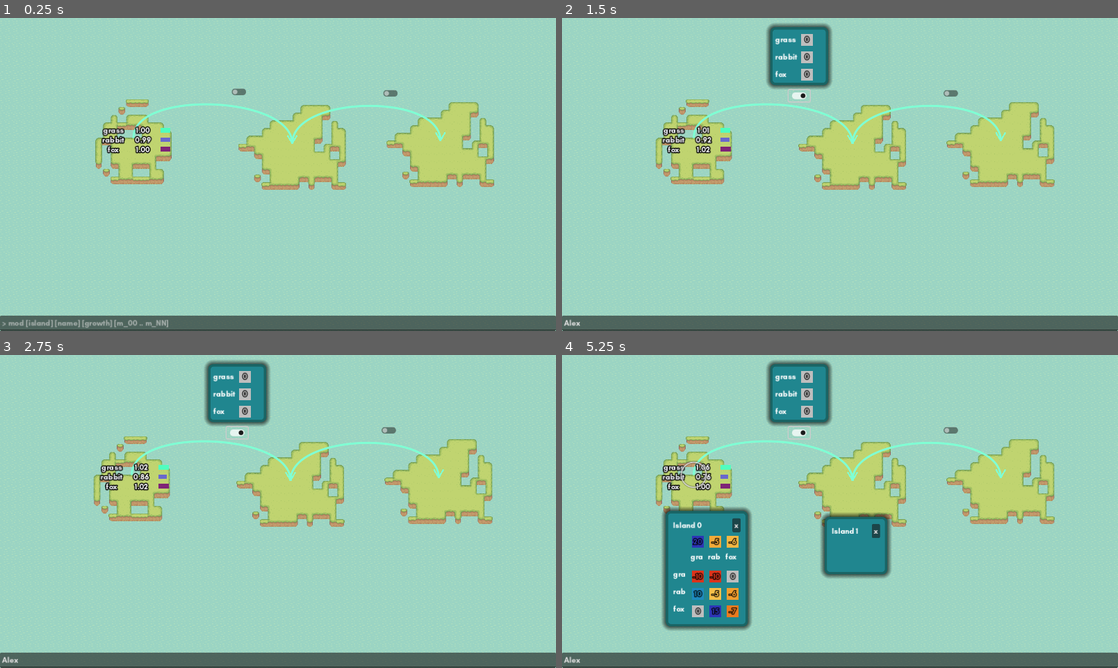
Above: before the commit, frames 1-4 (two rows, left to right).
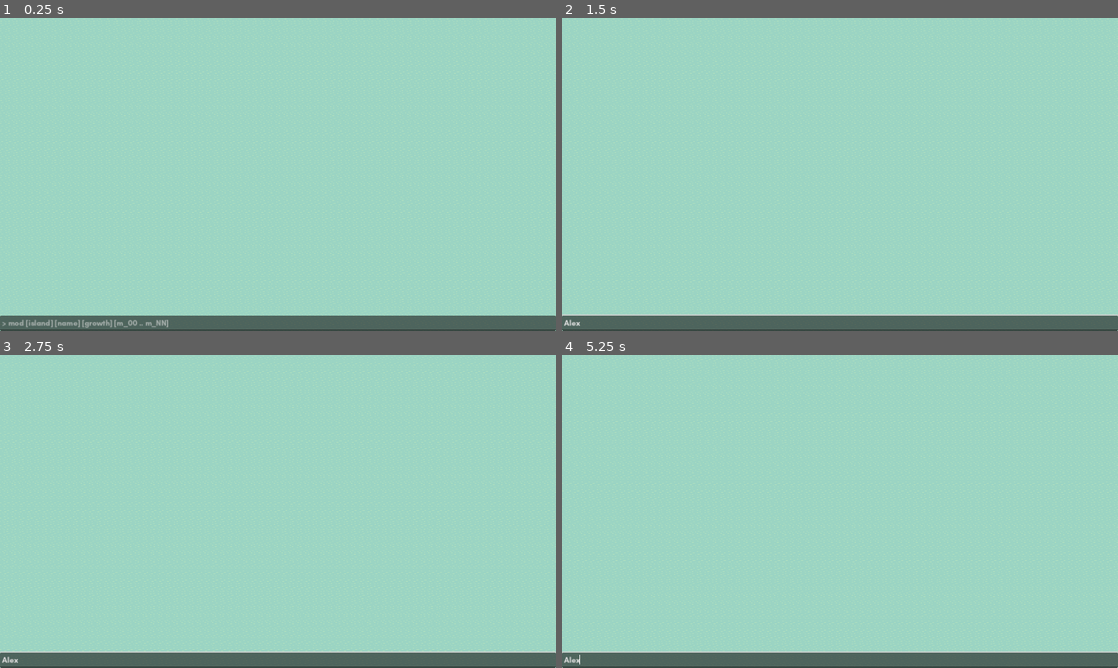
Above: after the commit, the same moments.

Repository: quimnuss/eco
Game: Godot game, scene res://scenes/world3.tscn
The game is run twice, just before and just after one commit, with the same random seed, the same clock (stepped at 60 frames per second) and the same inputs.
Inputs (mouse positions are in pixels of both pictures, inside the frame that each line leads up to):
- Up to frame 1 (0.25 s): no input
- Up to frame 2 (1.5 s): click (840, 324) at 0.52 s; type "Alex" at 0.6 s; click (801, 93) at 1.27 s
- Up to frame 3 (2.75 s): move the mouse to (244, 376) at 2.02 s; hold Up (ui_up) from 2.03 s (still down); click (244, 376) at 2.17 s
- Up to frame 4 (5.25 s): move the mouse to (806, 395) at 2.77 s; release Up (ui_up) at 2.78 s; hold Down (ui_down) 2.78-3.53 s; click (806, 395) at 2.92 s; move the mouse to (806, 411) at 3.52 s; hold Up (ui_up) 3.53-5.03 s; click (806, 411) at 3.67 s; move the mouse to (834, 511) at 4.27 s; click (834, 511) at 4.42 s; move the mouse to (695, 473) at 5.02 s; hold Down (ui_down) from 5.03 s (still down); click (695, 473) at 5.17 s

The runs differ from the first frame. In frame 1, 9.5% of the frame differs, in the area x 17-89%, y 22-55%; in frame 2, 12%; in frame 3, 12%; in frame 4, 21%, in the area x 0-100%, y 1-99%.
Error after the commit: Parse Error: Function "from_resource()" not found in base self. (res://actors/glv.gd:46)

Commit message:
wip: switch to mvc-ish model with full matrices

Diff:
--- a/actors/glv.gd
+++ b/actors/glv.gd
@@ -1,5 +1,7 @@
 extends Node2D
 class_name GLV
+
+@onready var island_model : IslandModel = $IslandModel
 
 var num_species : int = 10
 
@@ -33,32 +35,13 @@
 
 signal densities_update_drivers(new_densities : Array[float], mutual_delta : Array[Array], growth_delta : Array[float])
 
+signal species_names_changed(species_names : Array[String])
+
 func _ready():
-    sample = get_parent().glv_sample
     glv_timer.timeout.connect(ecotick)
-    if sample:
-        from_resource()
-    else:
-        species_names.resize(num_species)
-        densities.resize(num_species)
-        growth.resize(num_species)
-        mutuality.resize(num_species)
-        for mutual in mutuality:
-            mutual.resize(num_species)
-
-    growth_delta.resize(num_species)
-    mutual_delta.resize(num_species)
-    immigration.resize(num_species)
-    emigration.resize(num_species)
-
-    for mutual in mutual_delta:
-        mutual.resize(num_species)
-
     num_species_changed.emit(num_species, Array())
 
 func restart(new_sample : GLVSample):
-    if get_parent().island_id == 1:
-        print('foo')
     sample = new_sample
     from_resource()
     growth_delta.resize(num_species)
@@ -67,13 +50,6 @@
     for mutual in mutual_delta:
         mutual.resize(num_species)
     num_species_changed.emit(num_species, Array())
-
-func from_resource():
-    self.num_species = sample.num_species
-    self.species_names = sample.species_names.duplicate()
-    self.densities = sample.densities.duplicate()
-    self.growth = sample.growth.duplicate()
-    self.mutuality = sample.mutuality.duplicate(true)
 
 func ecotick():
     for si in range(num_species):
--- a/actors/island.gd
+++ b/actors/island.gd
@@ -19,8 +19,6 @@
 func _ready():
     if OS.is_debug_build() and self.owner == null:
         self.global_position = get_viewport_rect().size/2
-        glv_sample = preload("res://data/3_sample_0.tres")
-        glv.restart(glv_sample)
 
     add_to_group('islands')
     if island_id == -1:
@@ -28,19 +26,27 @@
 
     species_grid.set_island_name('Island %d' % island_id)
 
-    pops.set_num_species(glv.num_species)
-    pops.set_species_names(glv.species_names)
+    init_everything()
+    set_island_pattern()
 
-    species_grid._on_glv_species_changed(glv.species_names, glv.mutuality, glv.growth)
+    glv.species_names_changed.connect(pops.model_changed)
 
+    var island_rect : Rect2i = tile_map.get_used_rect()
+    collision_shape_2d.shape.size = island_rect.size*16
+
+func set_island_pattern():
     # apply random pattern
     const NUM_PATTERNS : int = 9
     var pattern : TileMapPattern = tile_map.tile_set.get_pattern(randi() % NUM_PATTERNS)
     var offset : Vector2 = -pattern.get_size()/2
     tile_map.set_pattern(0, offset, pattern)
 
-    var island_rect : Rect2i = tile_map.get_used_rect()
-    collision_shape_2d.shape.size = island_rect.size*16
+func init_everything():
+
+    pops.set_num_species(glv.num_species)
+    pops.set_species_names(glv.species_names)
+
+    species_grid._on_glv_species_changed(glv.species_names, glv.mutuality, glv.growth)
 
 
 func change_emigration(from_island : Island, to_island : Island, species_name : String, migration_value : float):
--- a/actors/island.tscn
+++ b/actors/island.tscn
@@ -1,8 +1,9 @@
-[gd_scene load_steps=10 format=3 uid="uid://bu1g3ij4mtfhj"]
+[gd_scene load_steps=11 format=3 uid="uid://bu1g3ij4mtfhj"]
 
 [ext_resource type="Script" path="res://actors/island.gd" id="1_0d0km"]
 [ext_resource type="Script" path="res://actors/glv.gd" id="2_pg5or"]
 [ext_resource type="TileSet" uid="uid://bxwxldjtw4p8n" path="res://world/island_tileset.tres" id="4_bmc6s"]
+[ext_resource type="Script" path="res://actors/island_model.gd" id="4_l35h8"]
 [ext_resource type="Script" path="res://actors/pops.gd" id="4_q8gvr"]
 [ext_resource type="Script" path="res://scripts/highlighter.gd" id="5_hc6sn"]
 [ext_resource type="PackedScene" uid="uid://cxdx1cm2a7b4t" path="res://ui/species_grid.tscn" id="6_e82f1"]
@@ -31,6 +32,9 @@
 [node name="GLV" type="Node2D" parent="."]
 position = Vector2(-250, -143)
 script = ExtResource("2_pg5or")
+
+[node name="IslandModel" type="Node" parent="GLV"]
+script = ExtResource("4_l35h8")
 
 [node name="GLVTimer" type="Timer" parent="GLV"]
 wait_time = 0.1
--- /dev/null
+++ b/actors/island_model.gd
@@ -0,0 +1,72 @@
+extends Node
+class_name IslandModel
+
+var active_num_species : int = 3
+var active_species : Array[String]
+
+var max_num_species : int = 10
+
+var species_names : Array[String]
+
+var densities : Array[float]
+
+var growth : Array[float]
+
+var mutuality : Array[Array]
+
+var immigration : Array[float]
+var emigration : Array[float]
+
+var start_species : Array[int]
+
+@export var sample : GLVSample
+
+var growth_delta : Array[float]
+var mutual_delta : Array[Array]
+
+func _ready():
+    var island_node : Island = get_node("../..")
+    if OS.is_debug_build() and self.owner == null:
+        sample = preload("res://data/3_sample_0.tres")
+    else:
+        sample = island_node.glv_sample
+
+    var num_species : int = max_num_species
+    if sample:
+        from_resource()
+    else:
+        species_names.resize(num_species)
+        densities.resize(num_species)
+        growth.resize(num_species)
+        mutuality.resize(num_species)
+        for mutual in mutuality:
+            mutual.resize(num_species)
+
+    growth_delta.resize(num_species)
+    mutual_delta.resize(num_species)
+    immigration.resize(num_species)
+    emigration.resize(num_species)
+
+    for mutual in mutual_delta:
+        mutual.resize(num_species)
+
+
+func from_resource():
+    self.num_species = sample.num_species
+    self.species_names = sample.species_names.duplicate()
+    self.densities = sample.densities.duplicate()
+    self.growth = sample.growth.duplicate()
+    self.mutuality = sample.mutuality.duplicate(true)
+
+
+func name_to_id(species_name : String) -> int:
+    return species_names.find(species_name)
+
+func get_num_active_species():
+    return active_num_species
+
+func get_mutuality(species_id : int):
+    return mutuality[species_id]
+
+func get_mutual(species_id : int, other_species_id : int):
+    return mutuality[species_id][other_species_id]
--- a/actors/pops.gd
+++ b/actors/pops.gd
@@ -19,6 +19,9 @@
     for i in range(len(lines)):
         lines[i].set_species_name(species_names[i])
 
+func model_changed(species_names : Array[String]):
+    set_num_species(len(species_names))
+    set_species_names(species_names)
 
 func update_densities(densities : Array[float]):
     for i in range(len(densities)):
--- a/scripts/settings.gd
+++ b/scripts/settings.gd
@@ -1,3 +1,5 @@
 extends Node
 
 var use_gaia : bool = true
+
+var max_species : int = 10
